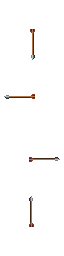
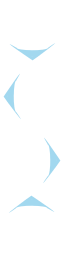
Before/after of a 64px x 256px layered artwork. What changed in the layer stack:
painted on "up" over (x1=9, y1=195, x2=55, y2=227)
painted on "right" over (x1=29, y1=137, x2=61, y2=183)
painted on "left" over (x1=3, y1=73, x2=35, y2=119)
painted on "down" over (x1=9, y1=29, x2=55, y2=61)
